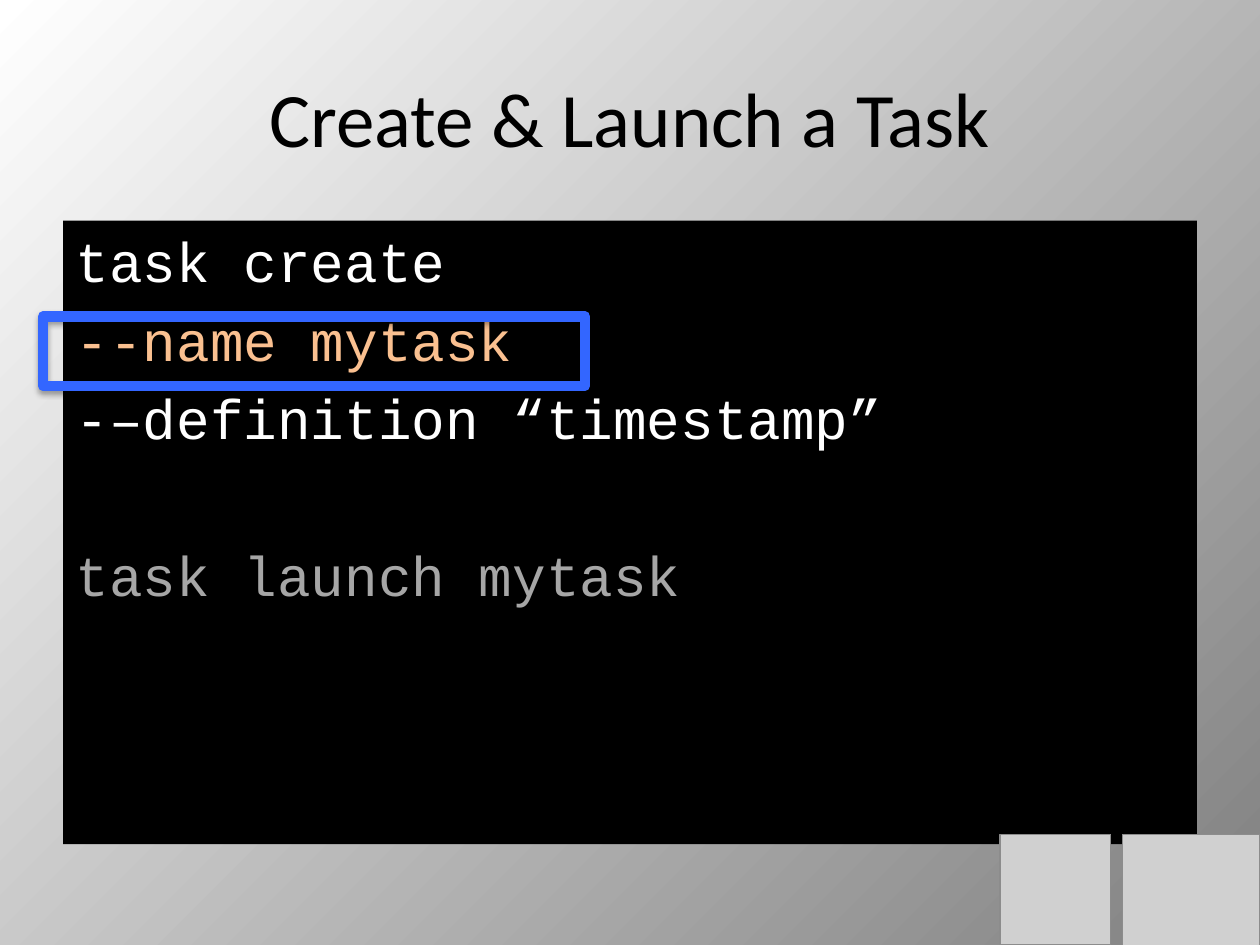
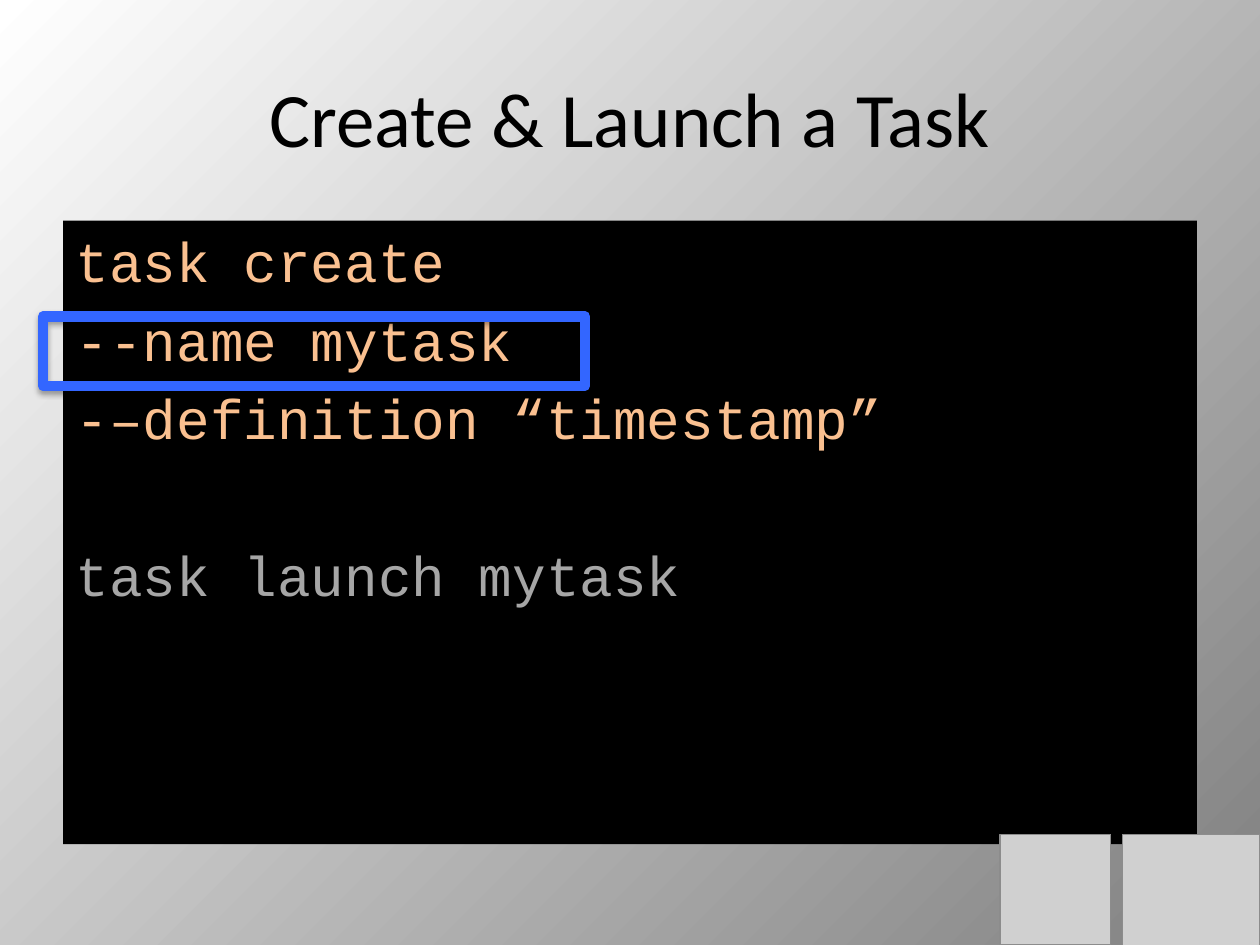
Before and after one commit to cppwfs/dataflowprimer, a slide deck: slide 32 of DataFlow1.pptx. Drawn at 1260x945 pixels with LibreOffice and Linux fonts; fonts in the diff are those of the drawing; grey boxes stand for pictures. Boxes give left, top, right and bottom in pixels: in the first picture for what was removed or moved away, otherwise in the second. Text is boxed around its words. In the diff, an @@ line names an element or a change of style, - is before the commit and + after.

```diff
--- a/DataFlow1.pptx
+++ b/DataFlow1.pptx
@@ text at (76, 242, 882, 451): text colour #FFFFFF to #FAC090 in "task create", "-–definition “timestamp”" @@
```
Also in this commit, not shown: 15 other slides changed.
